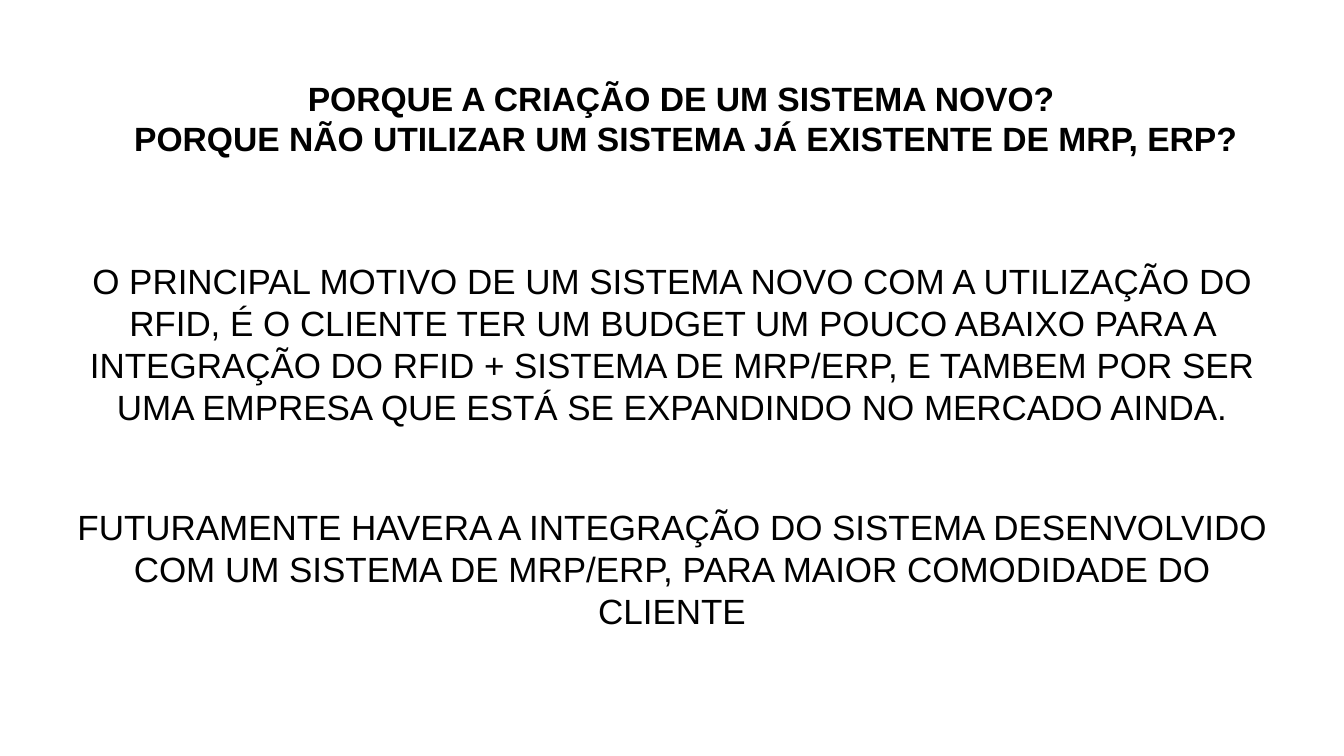
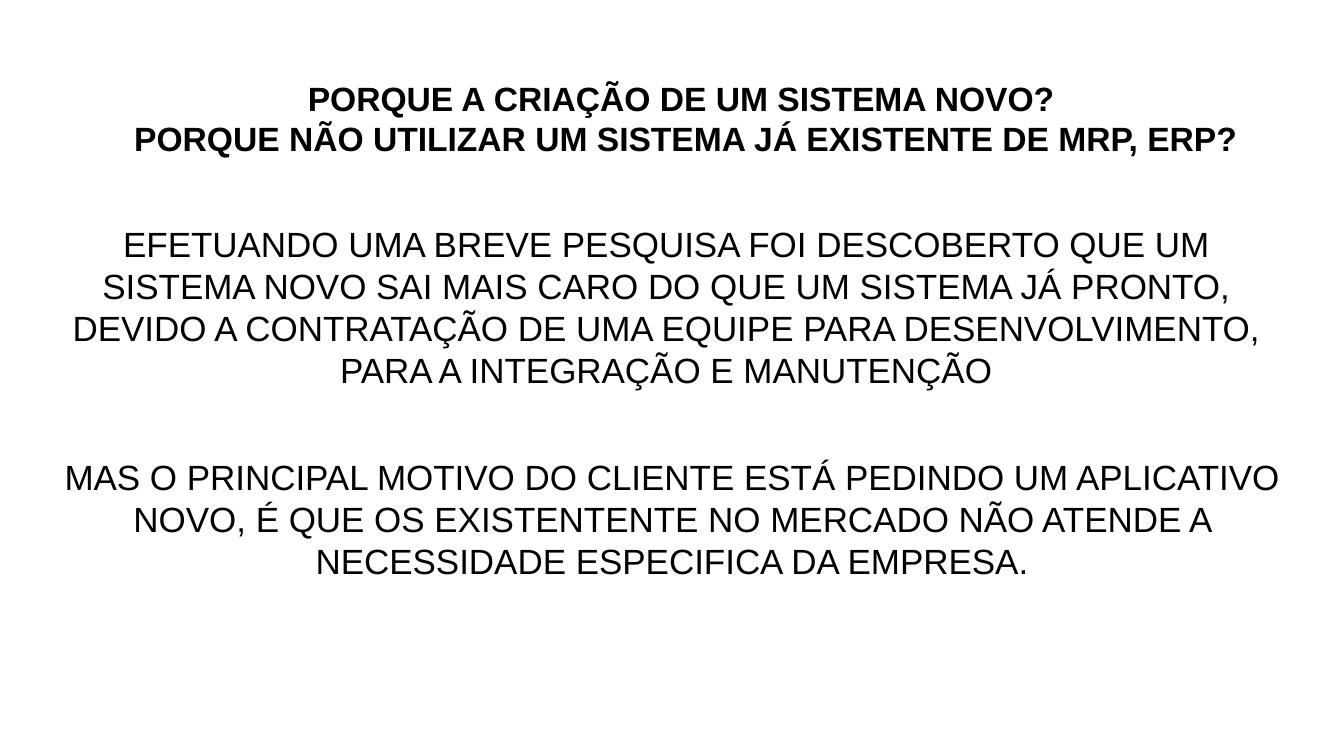
Before and after one commit to schotka/Prointer-V, a slide deck: slide 9 of 01-12-2020/Apresentação-faculdade - felipe schotka.pptx (slide 10 before the commit). Drawn at 1344x756 pixels with LibreOffice and Linux fonts; fonts in the diff are those of the drawing; background and template pictures are left out. Boxes give left, top, right and bottom in pixels: in the first picture for what was removed or moved away, otherwise in the second. Text is boxed around its words. In the diff, an @@ line names an element or a change of style, - is before the commit and + after.

```diff
--- a/01-12-2020/Apresentação-faculdade - felipe schotka.pptx
+++ b/01-12-2020/Apresentação-faculdade - felipe schotka.pptx
@@ text added at (73, 232, 1260, 390), 25 pt, text #000000 @@
+EFETUANDO UMA BREVE PESQUISA FOI DESCOBERTO QUE UM SISTEMA NOVO SAI MAIS CARO DO QUE UM SISTEMA JÁ PRONTO, DEVIDO A CONTRATAÇÃO DE UMA EQUIPE PARA DESENVOLVIMENTO, PARA A INTEGRAÇÃO E MANUTENÇÃO
@@ text at (65, 462, 1279, 575): text changed @@
-O PRINCIPAL MOTIVO DE UM SISTEMA NOVO COM A UTILIZAÇÃO DO RFID, É O CLIENTE TER UM BUDGET UM POUCO ABAIXO PARA A INTEGRAÇÃO DO RFID + SISTEMA DE MRP/ERP, E TAMBEM POR SER UMA EMPRESA QUE ESTÁ SE EXPANDINDO NO MERCADO AINDA.
+MAS O PRINCIPAL MOTIVO DO CLIENTE ESTÁ PEDINDO UM APLICATIVO NOVO, É QUE OS EXISTENTENTE NO MERCADO NÃO ATENDE A NECESSIDADE ESPECIFICA DA EMPRESA.
@@ text removed at (77, 512, 1266, 625) @@
-FUTURAMENTE HAVERA A INTEGRAÇÃO DO SISTEMA DESENVOLVIDO COM UM SISTEMA DE MRP/ERP, PARA MAIOR COMODIDADE DO CLIENTE
```
Also in this commit, not shown: 5 other slides changed, 3 slides added, 4 slides removed, 3 other files.
